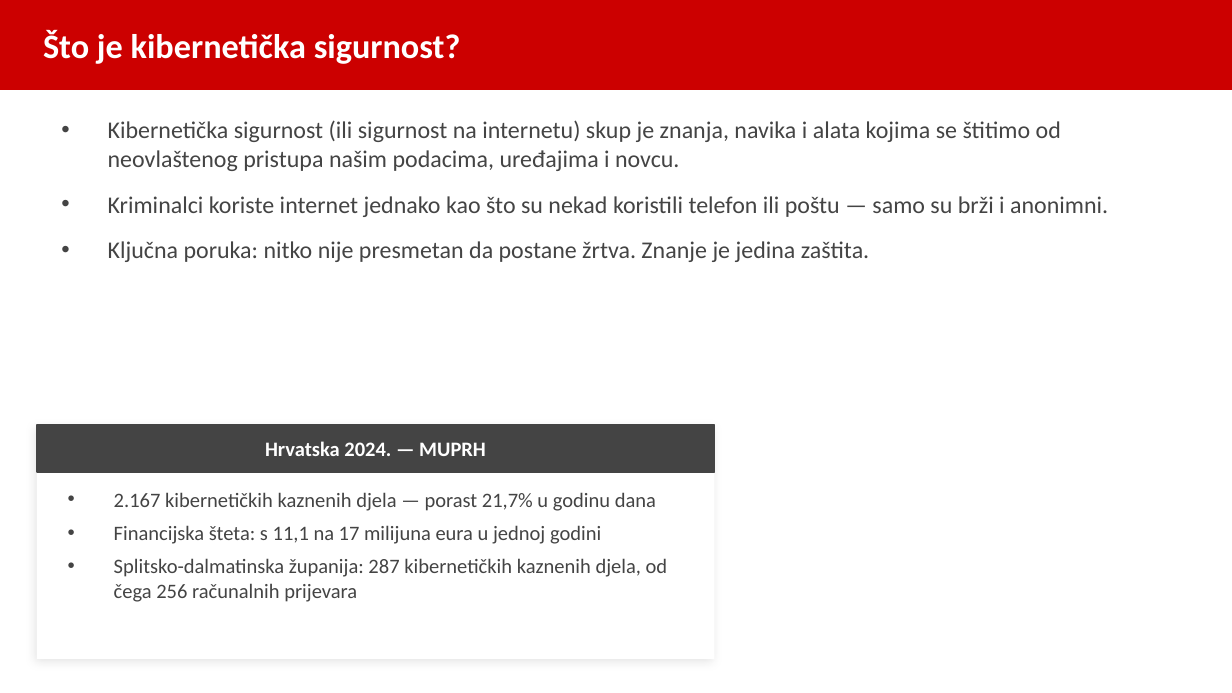
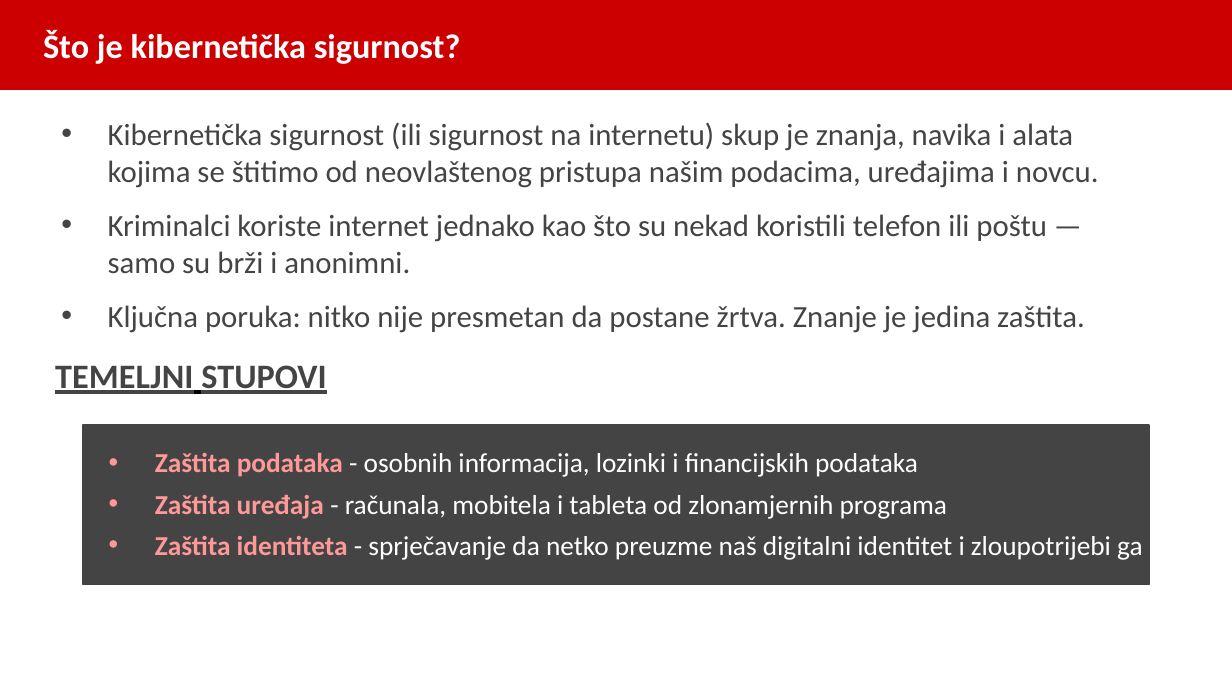
Before and after one commit to brunobilandzic/dipl, a slide deck: slide 3 of praksa/RAST/izradaprezentacije/Sigurnost_na_internetu_prezentacija.pptx. Drawn at 1232x693 pixels with LibreOffice and Linux fonts; fonts in the diff are those of the drawing. Boxes give left, top, right and bottom in pixels: in the first picture for what was removed or moved away, otherwise in the second. Text is boxed around its words. In the diff, an @@ line names an element or a change of style, - is before the commit and + after.

Commit message:
pillars slide

```diff
--- a/praksa/RAST/izradaprezentacije/Sigurnost_na_internetu_prezentacija.pptx
+++ b/praksa/RAST/izradaprezentacije/Sigurnost_na_internetu_prezentacija.pptx
@@ text "Kibernetička sigurnost (ili sigurnost na ..." at (108,122,1099,333): size 14 to 18 pt @@
@@ text added at (55,365,326,394), 20 pt, text #444444, bold, underline @@
+TEMELJNI STUPOVI
@@ rectangle removed at (37,425,715,659) @@
@@ rectangle removed at (37,425,715,472) @@
@@ rectangle added at (84,425,1149,584), fill #444444, outline #444444 1 pt @@
@@ text removed at (265,441,486,456) @@
-Hrvatska 2024. — MUPRH
@@ text at (155,453,1142,560): text changed; size 12 to 16 pt; text colour #444444 to #FFFFFF @@
-• 2.167 kibernetičkih kaznenih djela — porast 21,7% u godinu dana
-• Financijska šteta: s 11,1 na 17 milijuna eura u jednoj godini
-• Splitsko-dalmatinska županija: 287 kibernetičkih kaznenih djela, od čega 256 računalnih prijevara
+• Zaštita podataka - osobnih informacija, lozinki i financijskih podataka
+• Zaštita uređaja - računala, mobitela i tableta od zlonamjernih programa
+• Zaštita identiteta - sprječavanje da netko preuzme naš digitalni identitet i zloupotrijebi ga
```
